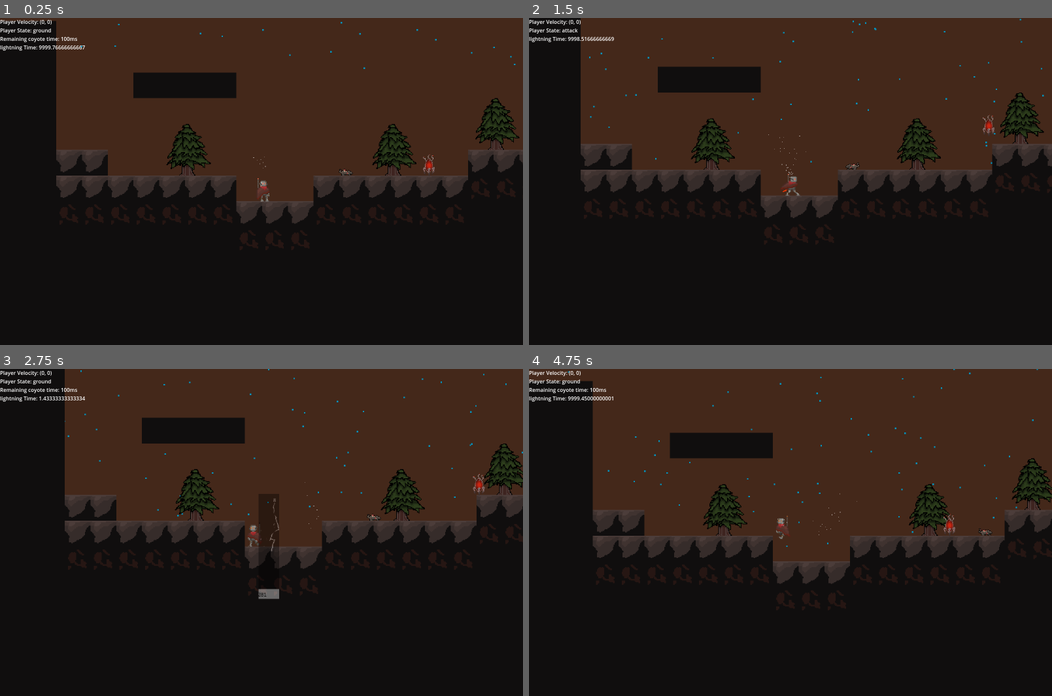
Above: before the commit, frames 1-4 (two rows, left to right).
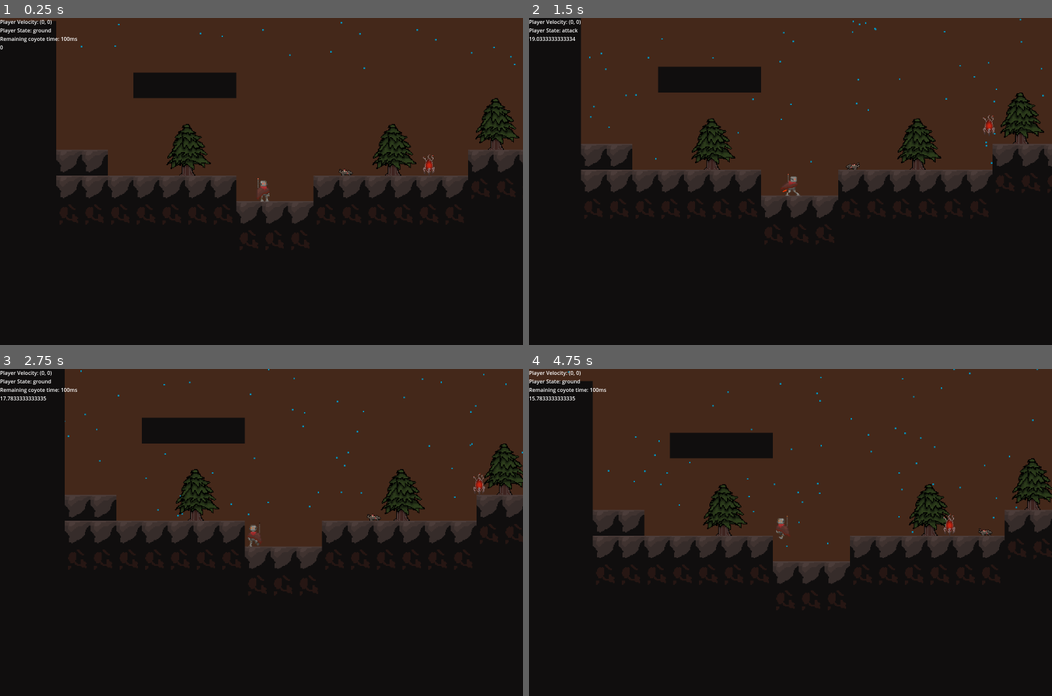
Above: after the commit, the same moments.

Repository: Rowan-Nag/Metroidvania
Game: Godot game, scene res://node_2d.tscn
Two runs of this game, one before a commit and one after it. Both use one fixed random seed, a clock stepped at 60 frames per second and the inputs below.
Inputs (mouse positions are in pixels of both pictures, inside the frame that each line leads up to):
- Up to frame 1 (0.25 s): no input
- Up to frame 2 (1.5 s): move the mouse to (905, 165) at 0.52 s; hold D (Right) from 0.53 s (still down); click (905, 165) at 0.6 s; tap Space (Jump) at 0.77 s; move the mouse to (685, 197) at 1.27 s; tap Shift (Dash) at 1.35 s
- Up to frame 3 (2.75 s): tap Space (Jump) at 1.52 s; move the mouse to (313, 460) at 2.02 s; release D (Right) at 2.03 s; hold A (Left) from 2.03 s (still down); right-click (313, 460) at 2.1 s
- Up to frame 4 (4.75 s): move the mouse to (764, 597) at 2.77 s; release A (Left) at 2.78 s; hold D (Right) 2.78-4.28 s; tap Q (Shield) at 2.85 s; tap Space (Jump) at 3.02, 3.77, 4.52 s; move the mouse to (947, 581) at 3.52 s; click (947, 581) at 3.6 s; move the mouse to (633, 483) at 4.27 s; hold A (Left) from 4.28 s (still down); tap Shift (Dash) at 4.35 s

The runs differ from the first frame. In frame 1, 0.1% of the frame differs, in the area x 0-98%, y 8-55%; in frame 2, 0.6%; in frame 3, 0.9%, in the area x 0-100%, y 7-71%; in frame 4, 0.2%.

Commit message:
Reworked lightning rod

Diff:
--- a/lightningRodController.gd
+++ b/lightningRodController.gd
@@ -3,46 +3,115 @@
 @onready var lightning : AnimatedSprite2D = $lightningSprite
 @onready var lightningTimer : Timer = $lightningTimer
 @onready var ceilingChecker : RayCast2D = $ceilingChecker
+@onready var lightningCollider : Area2D = $lightningSprite/Area2D
 
-var lightningParticles = preload("res://Particles/lightning_particles.tscn")
-@export var lightningInterval : float = 2
+@onready var slowSparks : CPUParticles2D = $slowLightningParticles
+@onready var mediumSparks : CPUParticles2D = $medLightningParticles
+@onready var fastSparks : CPUParticles2D = $fastLightningParticles
 
-# Called when the node enters the scene tree for the first time.
-func _ready():
-	pass # Replace with function body.
+## Time between lightning strikes
+@export var lightningInterval : float = 20
+
+## Time between lock-on and lightning strike
+@export var lockOnDelay : float = 0.5
+
+var lockedOn = false
+
+
+# Will wait until player isn't under cover
+# Then will start counting down
+# Then will begin to 'charge' up.
+# Locks position x seconds before firing
+# Creates lightning_strike and hits player (or whatever position)
 
 
 # Called every frame. 'delta' is the elapsed time since the previous frame.
 func _physics_process(delta):
-	Global.set_debug_text("lightning Time: " + str(lightningTimer.time_left))
-	if(lightningTimer.is_stopped()):
-
-		prep_lightning_strike(0.2, 10) # 4 warnings spaced 1s apart
-		lightningTimer.start(10000)
+	ceilingChecker.position = Global.player.position # move it to the player
+	ceilingChecker.position.y -= 300 # move it above player
 
 
-func prep_lightning_strike(interval : float, warnings : int):
-	var sparks = warnings
-	while(sparks >= 1):
-		var lp = lightningParticles.instantiate()
-		lp.position = Global.player.position
-		lp.emitting = true
-		add_child(lp)
-		await get_tree().create_timer(interval).timeout
-		#print("warning")
-		sparks -=1
-	lightning_strike(Global.player.position)
-	lightningTimer.start(lightningInterval)
 
-func get_player_cover():
-	ceilingChecker.position = Global.player.position
-	ceilingChecker.position.y -= 300 # move it above player
-	ceilingChecker.force_raycast_update()
-	return ceilingChecker.get_collision_point()
 
-func lightning_strike(pos):
-	lightning.position = get_player_cover()
+
+	Global.set_debug_text(str(lightningTimer.time_left))
+
+	if (ceilingChecker.is_colliding()): # If the player is under cover, then restart the countdown.
+		lightningTimer.start(lightningInterval)
+
+
+	if (lightningTimer.time_left < lockOnDelay):
+
+		slowSparks.emitting = false; # Stop all sparks and start a strike.
+		mediumSparks.emitting = false;
+		fastSparks.emitting = false;
+
+		if (!lockedOn): # If we're not already locked-on and firing, we begin a lightning strike.
+			lightning_strike(Global.player.position, lockOnDelay)
+			lockedOn = true
+
+	elif (lightningTimer.time_left < lightningInterval * 1/4): # at 1/4 time left
+
+		fastSparks.position = Global.player.position
+		fastSparks.emitting = true; # Start fast sparks
+		slowSparks.emitting = false;
+		mediumSparks.emitting = false;
+
+	elif (lightningTimer.time_left < lightningInterval * 2/4): # at 2/4 time left
+
+		mediumSparks.position = Global.player.position
+		mediumSparks.emitting = true; # Start medium sparks
+		slowSparks.emitting = false;
+		fastSparks.emitting = false;
+
+	elif (lightningTimer.time_left < lightningInterval * 3/4): # at 3/4 time left
+		slowSparks.position = Global.player.position
+		slowSparks.emitting = true; # Start slow sparks
+		mediumSparks.emitting = false;
+		fastSparks.emitting = false;
+
+	else:
+		slowSparks.emitting = false; # Stop all sparks
+		mediumSparks.emitting = false;
+		fastSparks.emitting = false;
+
+
+#func charge_lightning_strike(interval : float, warnings : int):
+	#var sparks = warnings
+	#while(sparks >= 1):
+		#var lp = lightningParticles.instantiate()
+		#lp.position = Global.player.position
+		#lp.emitting = true
+		#add_child(lp)
+		#await get_tree().create_timer(interval).timeout
+		##print("warning")
+		#sparks -=1
+	#lightning_strike(Global.player.position)
+	#lightningTimer.start(lightningInterval)
+	#
+#func get_player_cover():
+	#
+	#ceilingChecker.force_raycast_update()
+	#return ceilingChecker.get_collision_point()
+
+func lightning_strike(position, delay):
+	await get_tree().create_timer(delay).timeout # This basically acts as a lock-on delay
+
+	lightningTimer.start(lightningInterval) # Restart lightning timer
+	lightningCollider.monitoring = false # Enable hitbox
+
+	lightning.position = position # Move lightning to player, make it visible, and play it's animation.
 	lightning.visible = true
 	lightning.play("default")
-	await lightning.animation_finished
+
+	await lightning.animation_finished # When it's done, we hide it again and reset states & hide lightning.
+
+	lightningCollider.monitoring = true
 	lightning.visible = false
+	lockedOn = false
+
+
+
+func _on_collider_body_entered(body): # Signal - connected by Area2D Node
+	if(body.has_meta("take_damage")):
+		body.take_damage(10, body.position-lightning.position)
--- a/lightning_rod.tscn
+++ b/lightning_rod.tscn
@@ -81,6 +81,9 @@
 "speed": 10.0
 }]
 
+[sub_resource type="RectangleShape2D" id="RectangleShape2D_g8g31"]
+size = Vector2(38, 106)
+
 [node name="lightning_rod" type="Node"]
 script = ExtResource("1_j6ucy")
 
@@ -91,8 +94,51 @@
 frame_progress = 0.204972
 offset = Vector2(-3.36, 2.08165e-12)
 
+[node name="Area2D" type="Area2D" parent="lightningSprite"]
+monitorable = false
+
+[node name="CollisionShape2D" type="CollisionShape2D" parent="lightningSprite/Area2D"]
+position = Vector2(-4, -53)
+shape = SubResource("RectangleShape2D_g8g31")
+
 [node name="lightningTimer" type="Timer" parent="."]
+wait_time = 5.0
 one_shot = true
 
 [node name="ceilingChecker" type="RayCast2D" parent="."]
 target_position = Vector2(2.08165e-12, 300)
+
+[node name="slowLightningParticles" type="CPUParticles2D" parent="."]
+explosiveness = 1.0
+direction = Vector2(2.08165e-12, -1)
+spread = 29.59
+gravity = Vector2(2.08165e-12, 2.08165e-12)
+initial_velocity_min = 40.53
+initial_velocity_max = 180.17
+radial_accel_min = -100.0
+radial_accel_max = -100.0
+
+[node name="medLightningParticles" type="CPUParticles2D" parent="."]
+lifetime = 0.5
+explosiveness = 1.0
+direction = Vector2(2.08165e-12, -1)
+spread = 29.59
+gravity = Vector2(2.08165e-12, 2.08165e-12)
+initial_velocity_min = 40.53
+initial_velocity_max = 180.17
+radial_accel_min = -100.0
+radial_accel_max = -100.0
+
+[node name="fastLightningParticles" type="CPUParticles2D" parent="."]
+amount = 16
+lifetime = 0.25
+explosiveness = 1.0
+direction = Vector2(2.08165e-12, -1)
+spread = 29.59
+gravity = Vector2(2.08165e-12, 2.08165e-12)
+initial_velocity_min = 40.53
+initial_velocity_max = 180.17
+radial_accel_min = -100.0
+radial_accel_max = -100.0
+
+[connection signal="body_entered" from="lightningSprite/Area2D" to="." method="_on_collider_body_entered"]
--- a/node_2d.tscn
+++ b/node_2d.tscn
@@ -284,3 +284,4 @@
 script = ExtResource("19_i8cm7")
 
 [node name="lightning_rod" parent="Game" instance=ExtResource("14_o306r")]
+lightningInterval = 20.0
Not shown: 1 places in lightning_rod.tscn that only renumber resources
Not shown: 1 places in node_2d.tscn that only renumber resources
